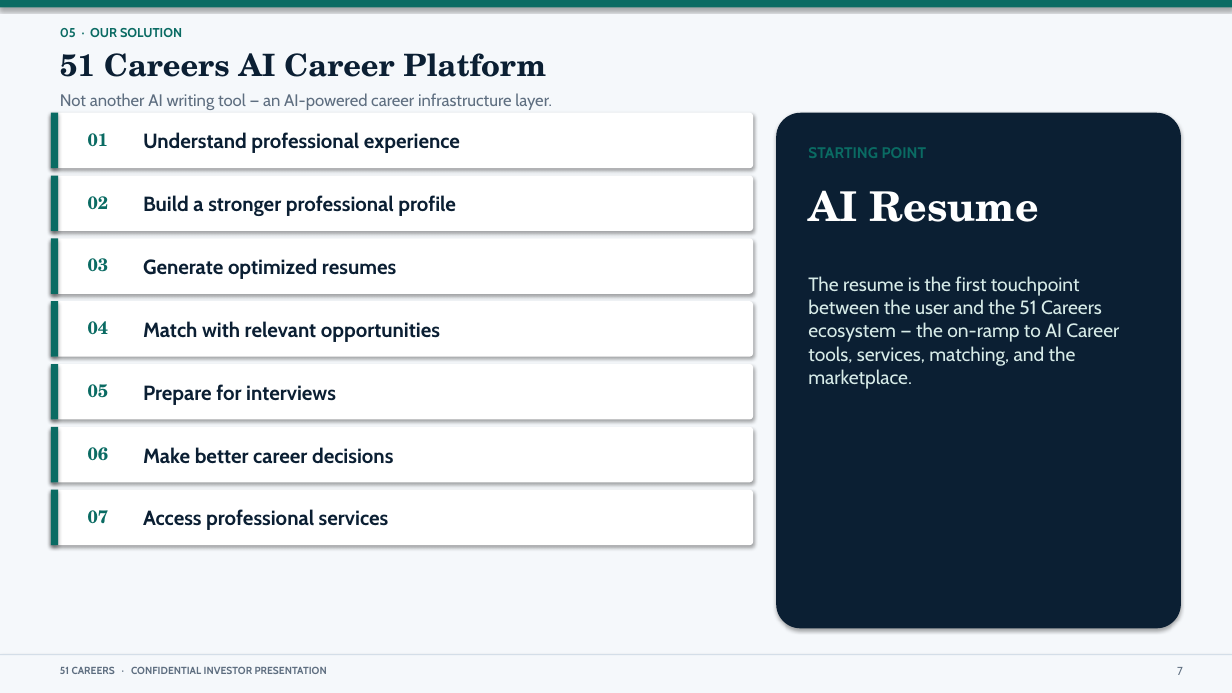
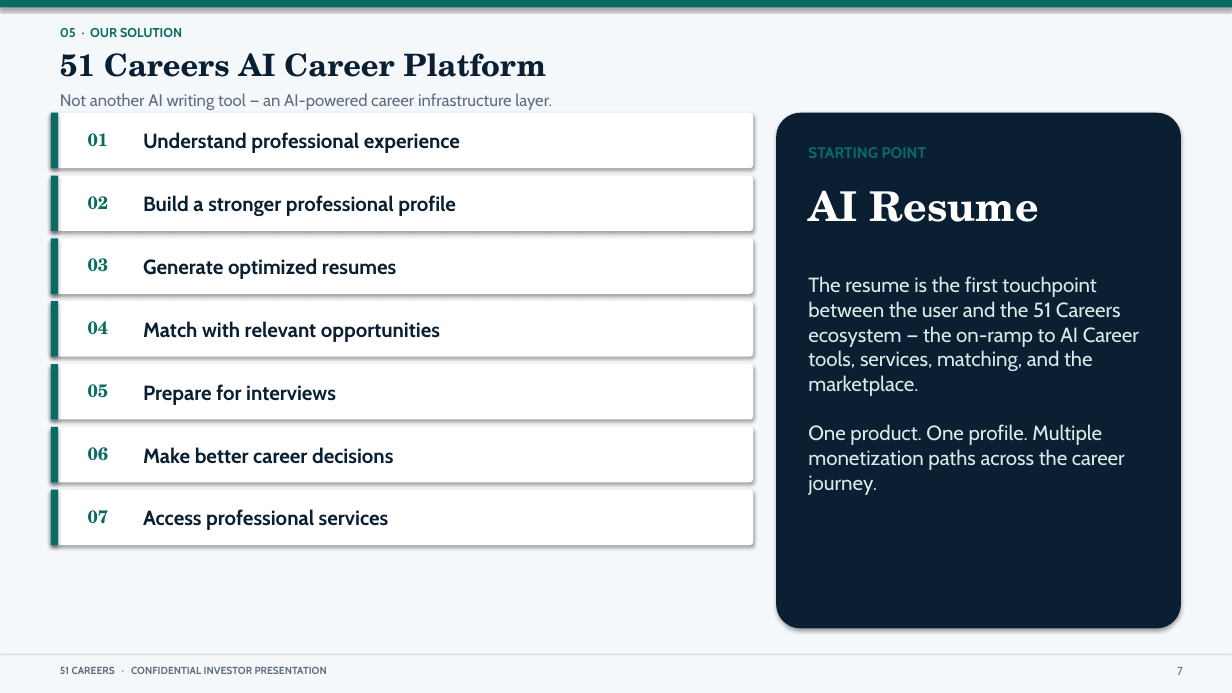
Before and after one commit to anthonyleedu/anthonyleedu, a slide deck: slide 7 of 51Careers_Addition.pptx. Drawn at 1232x693 pixels with LibreOffice and Linux fonts; fonts in the diff are those of the drawing. Boxes give left, top, right and bottom in pixels: in the first picture for what was removed or moved away, otherwise in the second. Text is boxed around its words. In the diff, an @@ line names an element or a change of style, - is before the commit and + after.

```diff
--- a/51Careers_Addition.pptx
+++ b/51Careers_Addition.pptx
@@ text at (808,276,1139,495): text changed; size 15 to 16 pt @@
-The resume is the first touchpoint between the user and the 51 Careers ecosystem — the on-ramp to AI Career tools, services, matching, and the marketplace.
+The resume is the first touchpoint between the user and the 51 Careers ecosystem — the on-ramp to AI Career tools, services, matching, and the marketplace.
+One product. One profile. Multiple monetization paths across the career journey.
```
Also in this commit, not shown: 25 other slides changed, 1 other file.
